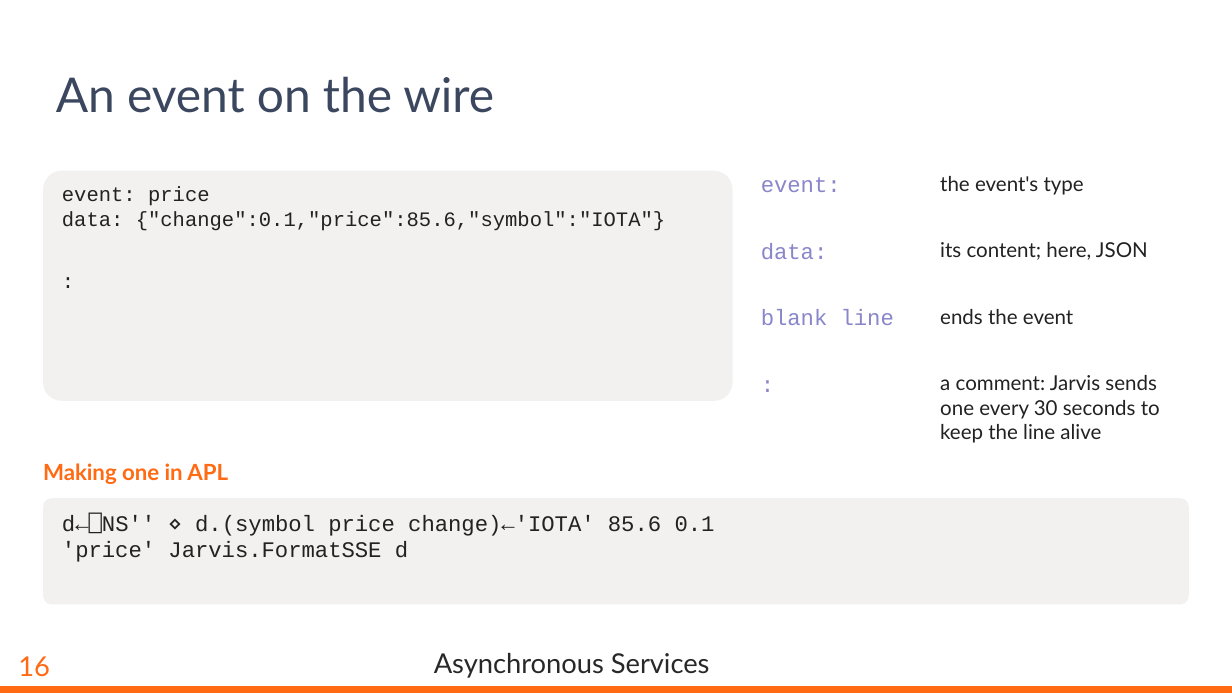
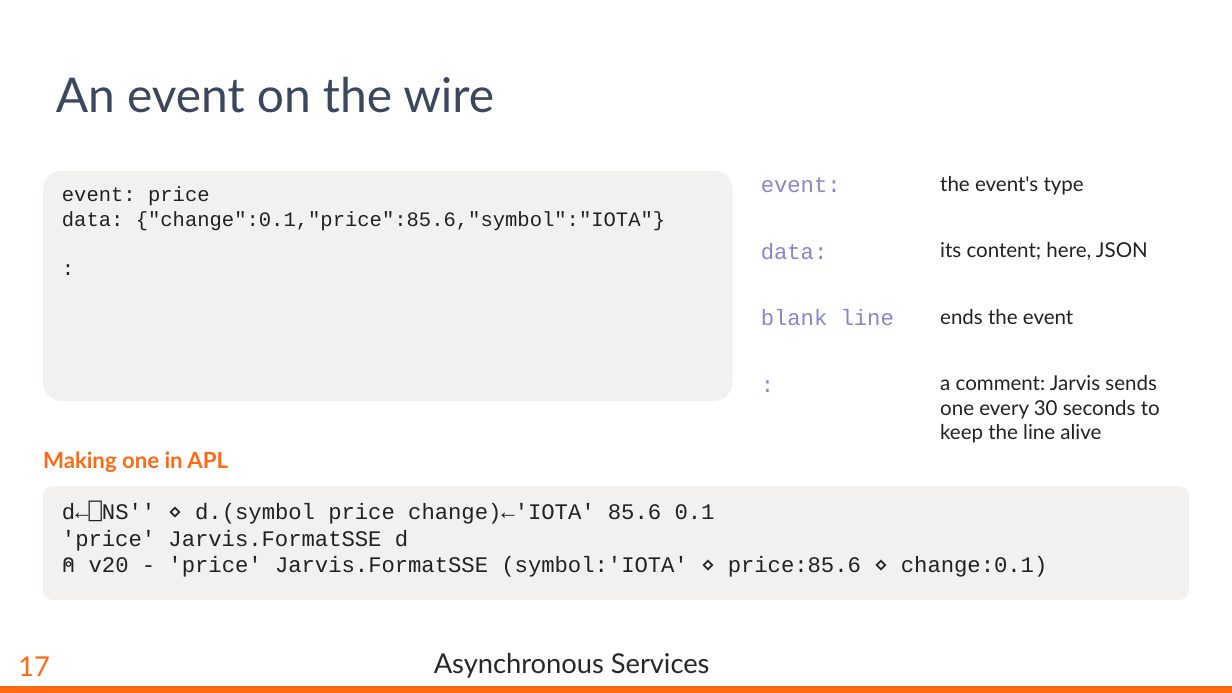
Before and after one commit to dyalog-training/2026-MP2, a slide deck: slide 18 of Presentation/AsynchronousServices.pptx (slide 17 before the commit). Drawn at 1232x693 pixels with LibreOffice and Linux fonts; fonts in the diff are those of the drawing; background and template pictures are left out. Boxes give left, top, right and bottom in pixels: in the first picture for what was removed or moved away, otherwise in the second. Text is boxed around its words. In the diff, an @@ line names an element or a change of style, - is before the commit and + after.

```diff
--- a/Presentation/AsynchronousServices.pptx
+++ b/Presentation/AsynchronousServices.pptx
@@ text "Making one in APL": place and size @@
-text "Making one in APL" at (43, 463, 228, 484)
+text "Making one in APL" at (43, 451, 228, 472)
@@ rounded rectangle: place and size @@
-rounded rectangle at (43, 498, 1189, 604)
+rounded rectangle at (43, 487, 1189, 600)
@@ text "d←⎕NS'' ⋄ d.(symbol price change)←'IOTA' ...": place and size @@
-text "d←⎕NS'' ⋄ d.(symbol price change)←'IOTA' ..." at (62, 515, 715, 562)
+text "d←⎕NS'' ⋄ d.(symbol price change)←'IOTA' ..." at (62, 503, 1048, 577)
@@ text at (89, 556, 1048, 577): paragraph added @@
+⍝ v20 - 'price' Jarvis.FormatSSE (symbol:'IOTA' ⋄ price:85.6 ⋄ change:0.1)
@@ page number at (18, 656, 50, 676): text changed @@
-16
+17
```
Also in this commit, not shown: 16 other slides changed, 3 slides added, 8 other files.
